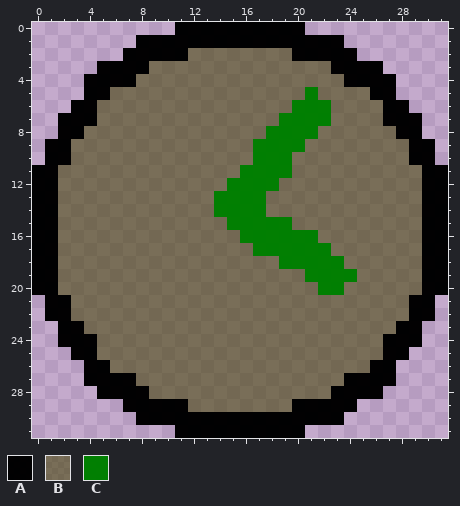
Edited in one commit: pixel-art sprite (sprites/images/spt_timer_1.png). Above: the version before the commit.
The file is 32x32 pixels. Colours within 5 levels of each other are drawn and written as one.
Palette (. is transparent): A #000000fd  B #40400091  C #007f00fd
Pixels before, first column x 0:
 0 ...........AAAAAAAAAA...........
 1 ........AAAAAAAAAAAAAAAA........
 2 .......AAAAABBBBBBBBAAAAA.......
 3 .....AAAABBBBBBBBBBBBBBAAAA.....
 4 ....AAAABBBBBBBBBBBBBBBBAAAA....
 5 ....AABBBBBBBBBBBBBBBCBBBBAA....
 6 ...AABBBBBBBBBBBBBBBCCCBBBBAA...
 7 ..AAABBBBBBBBBBBBBBCCCCBBBBAAA..
 8 ..AABBBBBBBBBBBBBBCCCCBBBBBBAA..
 9 .AABBBBBBBBBBBBBBCCCCBBBBBBBBAA.
10 .AABBBBBBBBBBBBBBCCCBBBBBBBBBAA.
11 AABBBBBBBBBBBBBBCCCCBBBBBBBBBBAA
12 AABBBBBBBBBBBBBCCCCBBBBBBBBBBBAA
13 AABBBBBBBBBBBBCCCCBBBBBBBBBBBBAA
14 AABBBBBBBBBBBBCCCCBBBBBBBBBBBBAA
15 AABBBBBBBBBBBBBCCCCCBBBBBBBBBBAA
16 AABBBBBBBBBBBBBBCCCCCCBBBBBBBBAA
17 AABBBBBBBBBBBBBBBCCCCCCBBBBBBBAA
18 AABBBBBBBBBBBBBBBBBCCCCCBBBBBBAA
19 AABBBBBBBBBBBBBBBBBBBCCCCBBBBBAA
20 AABBBBBBBBBBBBBBBBBBBBCCBBBBBBAA
21 .AABBBBBBBBBBBBBBBBBBBBBBBBBBAA.
22 .AABBBBBBBBBBBBBBBBBBBBBBBBBBAA.
23 ..AABBBBBBBBBBBBBBBBBBBBBBBBAA..
24 ..AAABBBBBBBBBBBBBBBBBBBBBBAAA..
25 ...AABBBBBBBBBBBBBBBBBBBBBBAA...
26 ....AABBBBBBBBBBBBBBBBBBBBAA....
27 ....AAAABBBBBBBBBBBBBBBBAAAA....
28 .....AAAABBBBBBBBBBBBBBAAAA.....
29 .......AAAAABBBBBBBBAAAAA.......
30 ........AAAAAAAAAAAAAAAA........
31 ...........AAAAAAAAAA...........
And afterwards:
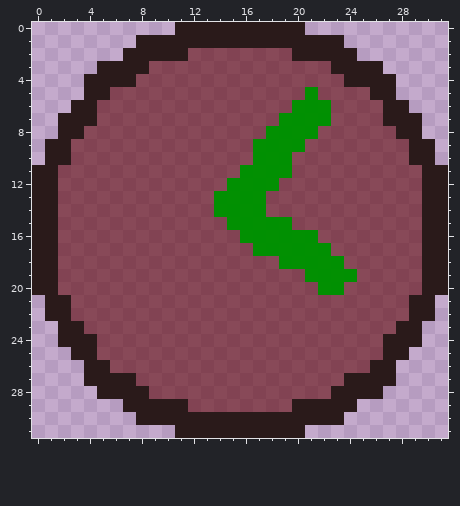
The edit:
Colour A changes from #000000fd to #291919fd.
Colour B changes from #40400091 to #5b000091.
Colour C changes from #007f00fd to #009000fd.
Changed places in both pictures, as pixel boxes (x1, y1, x2, y2):
changed: (32, 22, 448, 438)
